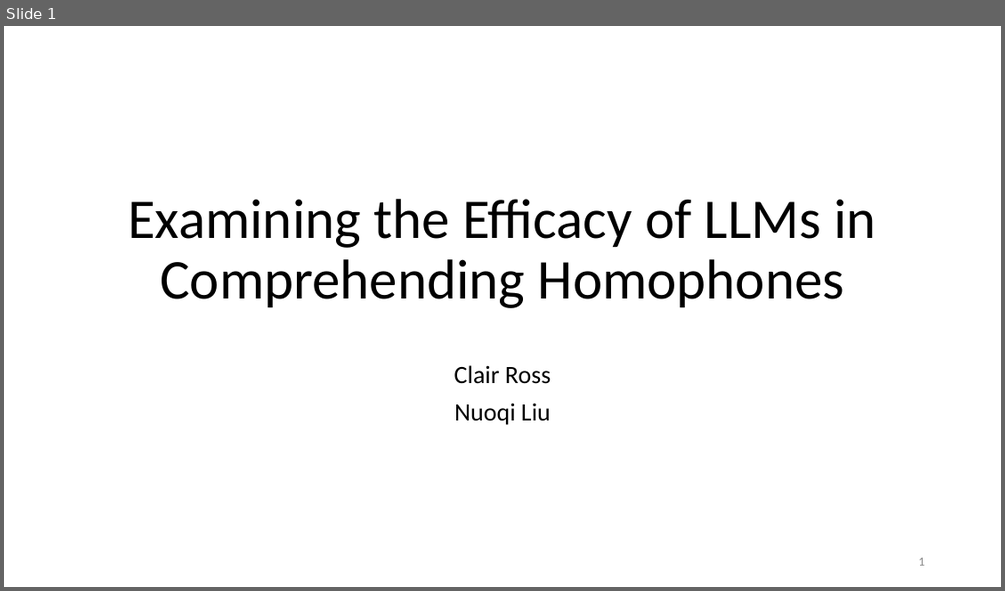
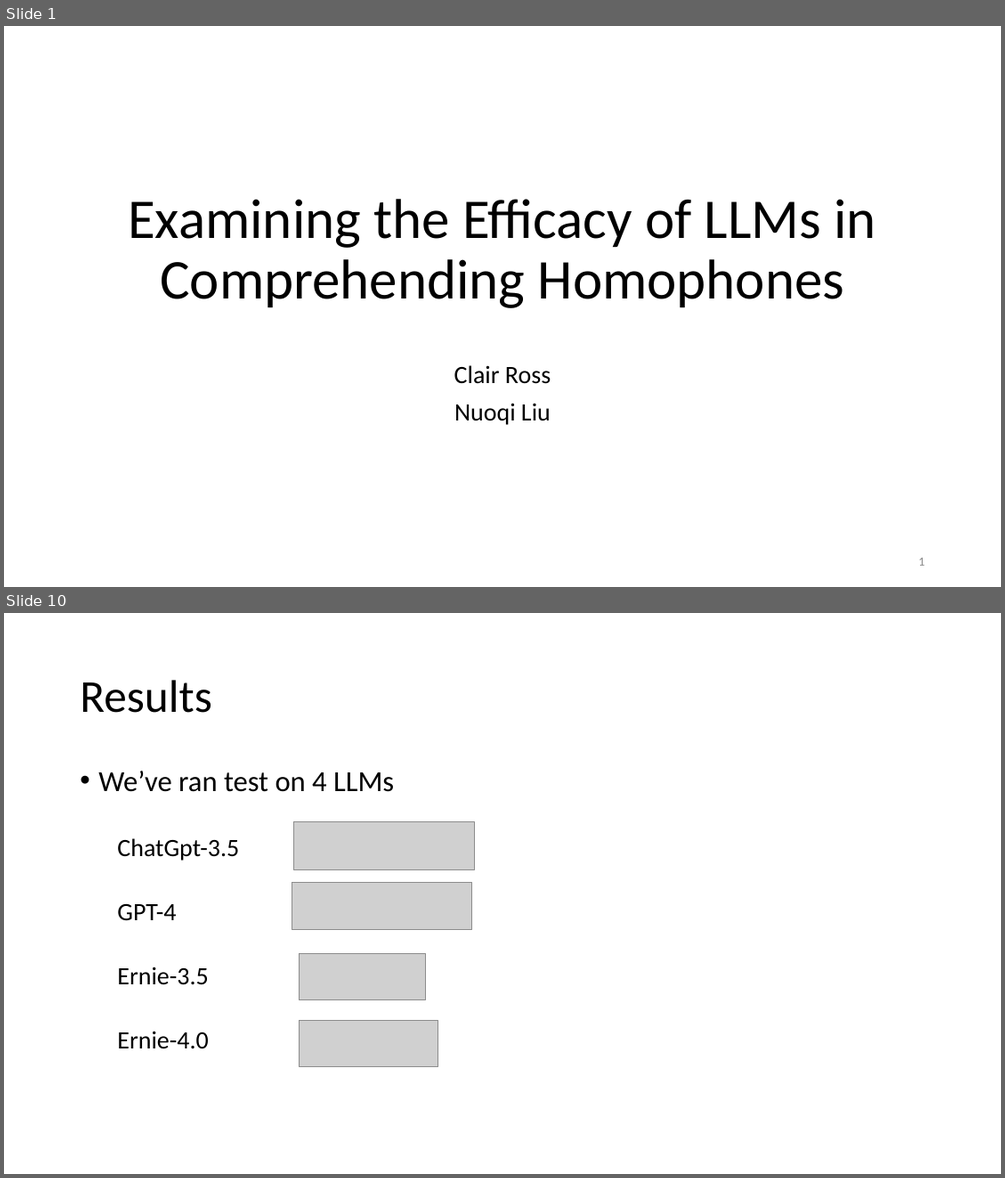
Before and after one commit to LNQ1997/CPSC532V-project, a slide deck: final_presentation.pptx. Shown one above the other, each under a label of ours: slide 1 before the commit, slides 1 and 10 after it; the slides between them are not shown. The pictures are 1005x591 and 1005x1178 pixels, drawn with LibreOffice and Linux fonts; fonts in the diff are those of the drawing; grey boxes stand for pictures. Boxes give left, top, right and bottom in pixels: in the first picture for what was removed or moved away, otherwise in the second. Text is boxed around its words. In the diff, an @@ line names an element or a change of style, - is before the commit and + after.

```diff
--- a/final_presentation.pptx
+++ b/final_presentation.pptx
@@ slide 10 added at [4,613,1001,1174], background #FFFFFF @@
@@ title added at [80,680,212,713], 44 pt, text #000000 @@
+Results
@@ text added at [98,771,394,1049], 24 pt, text #000000 @@
+• We’ve ran test on 4 LLMs
+  ChatGpt-3.5
+  GPT-4
+  Ernie-3.5
+  Ernie-4.0
@@ picture added at [294,821,474,869] @@
@@ picture added at [291,883,472,929] @@
@@ picture added at [299,953,426,999] @@
@@ picture added at [299,1020,438,1066] @@
```
Also in this commit, not shown: 1 slide changed, 18 other slides added, 4 slides removed.
